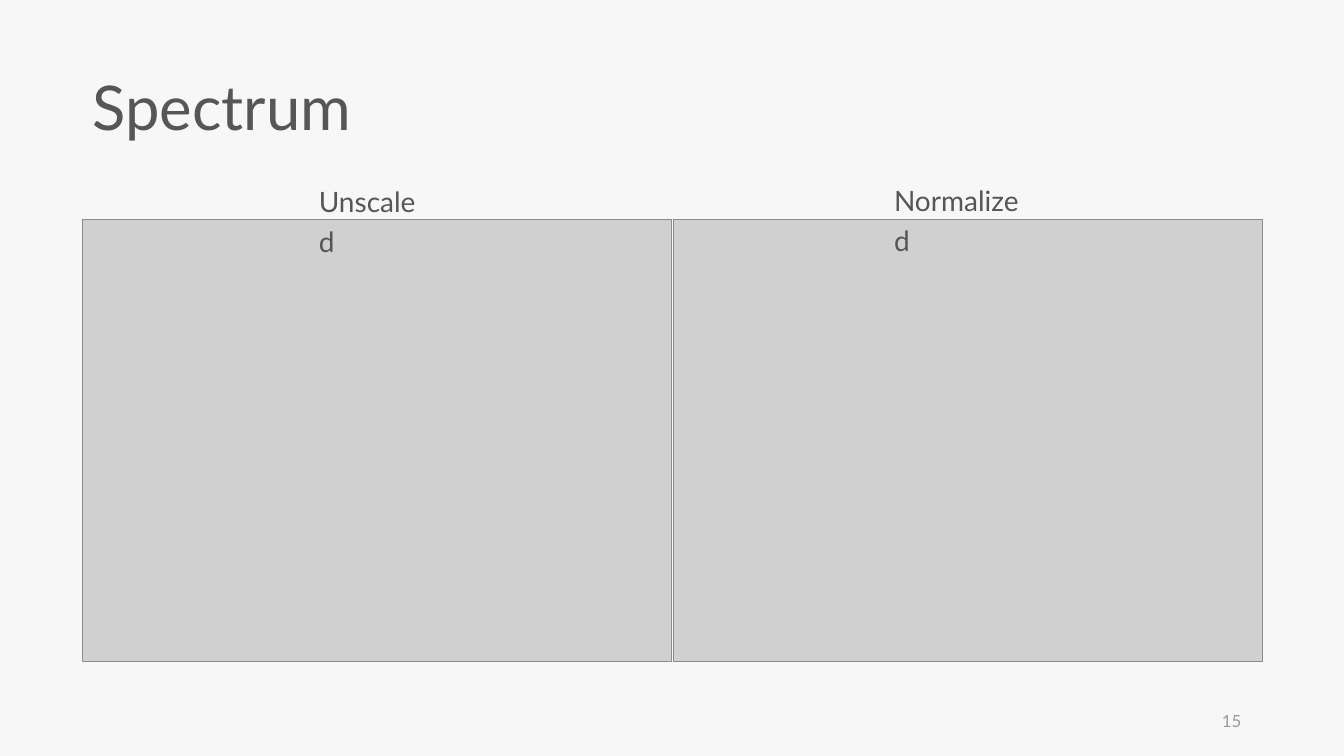
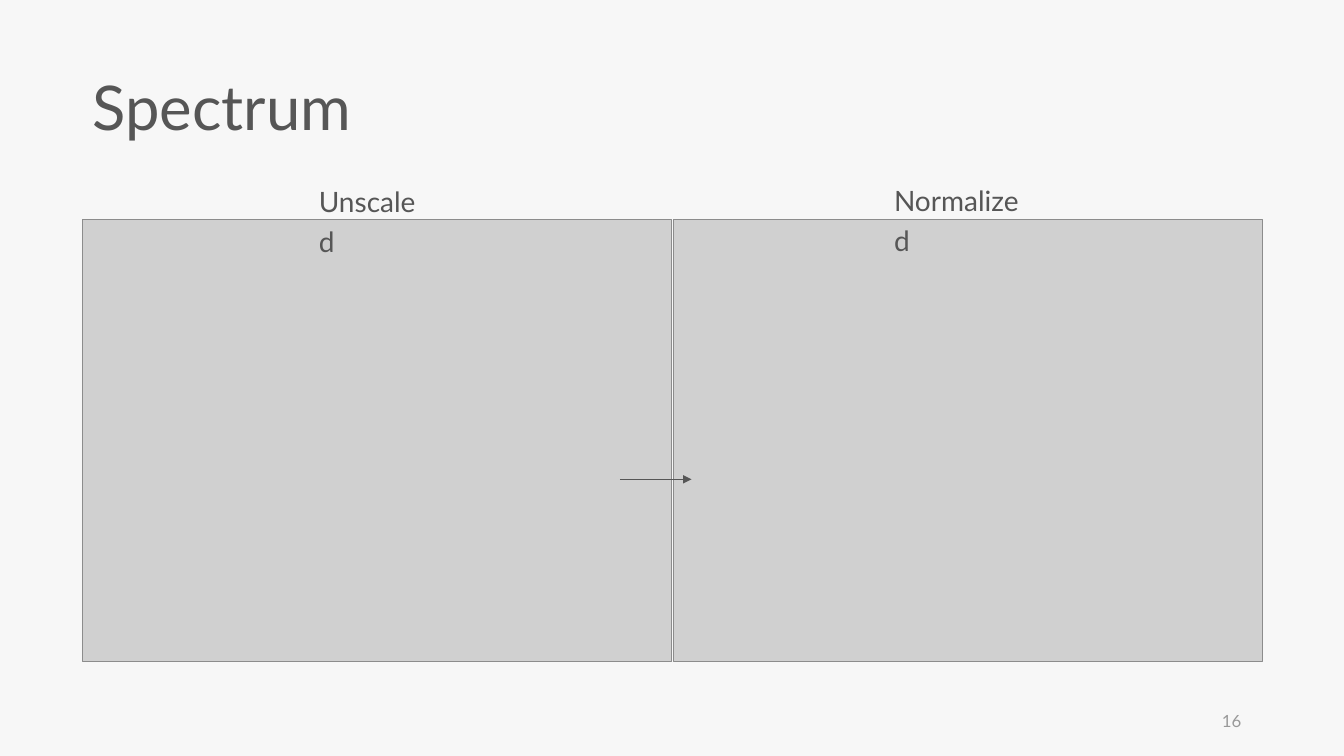
Before and after one commit to skyran1278/VbaProject, a slide deck: slide 16 of 20180126_SmartCut/Meeting/20190502 Meeting/20190502 Meeting.pptx (slide 15 before the commit). Drawn at 1344x756 pixels with LibreOffice and Linux fonts; fonts in the diff are those of the drawing; grey boxes stand for pictures. Boxes give left, top, right and bottom in pixels: in the first picture for what was removed or moved away, otherwise in the second. Text is boxed around its words. In the diff, an @@ line names an element or a change of style, - is before the commit and + after.

```diff
--- a/20180126_SmartCut/Meeting/20190502 Meeting/20190502 Meeting.pptx
+++ b/20180126_SmartCut/Meeting/20190502 Meeting/20190502 Meeting.pptx
@@ arrow added from (620, 480) to (692, 480), #565656 0.5 pt @@
@@ page number at bbox=[1222, 715, 1241, 727]: text changed @@
-15
+16
```
Also in this commit, not shown: 6 other slides changed, 3 slides added, 1 slide removed, 3 other files.
